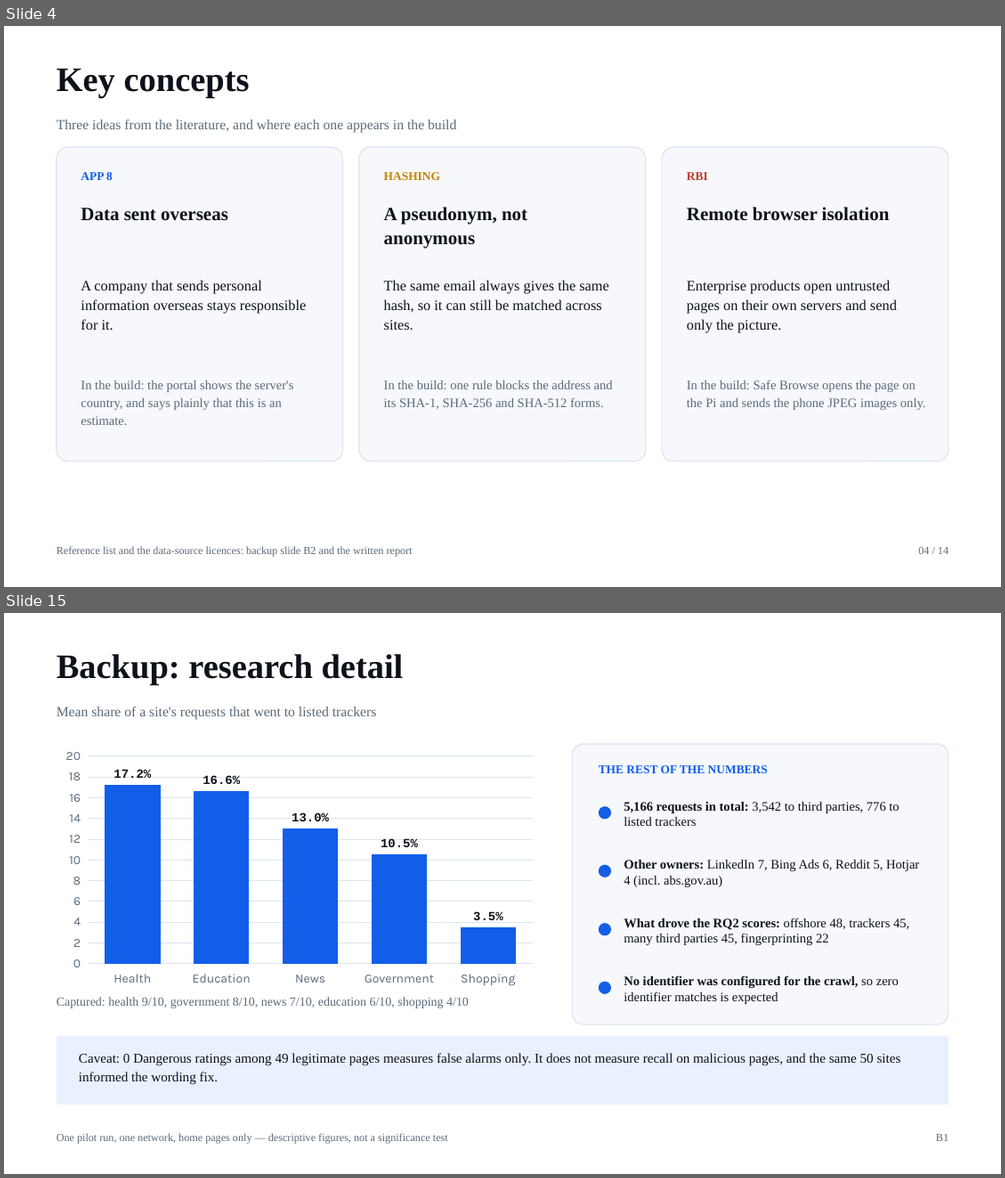
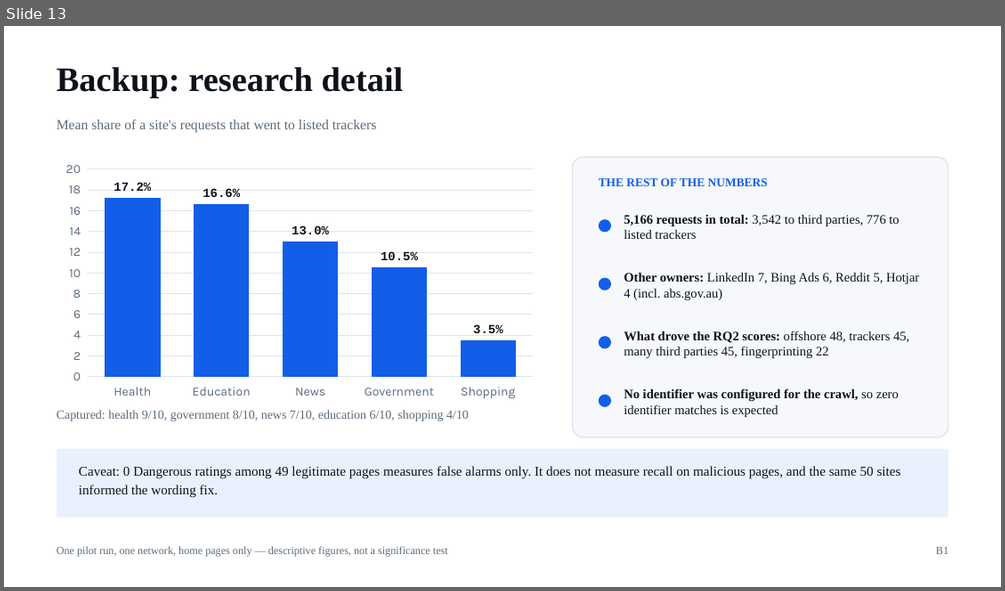
Before and after one commit to thanhdat23102005/DataExodus, a slide deck: DataExodus_Final_Presentation.pptx. Shown one above the other, each under a label of ours: slides 4 and 15 before the commit, slide 13 after it; the slides between them are not shown. The pictures are 1005x1178 and 1005x591 pixels, drawn with LibreOffice and Linux fonts; fonts in the diff are those of the drawing. Boxes give left, top, right and bottom in pixels: in the first picture for what was removed or moved away, otherwise in the second. Text is boxed around its words. In the diff, an @@ line names an element or a change of style, - is before the commit and + after.

```diff
--- a/DataExodus_Final_Presentation.pptx
+++ b/DataExodus_Final_Presentation.pptx
@@ slide 4 removed at (4, 26, 1001, 587), background #FFFFFF @@
@@ text removed at (57, 68, 250, 98) @@
-Key concepts
@@ text removed at (57, 119, 456, 133) @@
-Three ideas from the literature, and where each one appears in the build
@@ rounded rectangle removed at (57, 147, 343, 461) @@
@@ rounded rectangle removed at (359, 147, 646, 461) @@
@@ rounded rectangle removed at (662, 147, 948, 461) @@
@@ text removed at (81, 172, 113, 180) @@
-APP 8
@@ text removed at (384, 172, 440, 180) @@
-HASHING
@@ text removed at (687, 172, 708, 180) @@
-RBI
@@ text removed at (81, 208, 228, 221) @@
-Data sent overseas
@@ text removed at (384, 207, 527, 248) @@
-A pseudonym, not anonymous
@@ text removed at (687, 207, 890, 221) @@
-Remote browser isolation
@@ text removed at (81, 280, 306, 330) @@
-A company that sends personal information overseas stays responsible for it.
@@ text removed at (384, 280, 609, 330) @@
-The same email always gives the same hash, so it can still be matched across sites.
@@ text removed at (687, 280, 897, 333) @@
-Enterprise products open untrusted pages on their own servers and send only the picture.
@@ text removed at (81, 380, 294, 425) @@
-In the build: the portal shows the server's country, and says plainly that this is an estimate.
@@ text removed at (384, 380, 613, 409) @@
-In the build: one rule blocks the address and its SHA-1, SHA-256 and SHA-512 forms.
@@ text removed at (687, 380, 926, 410) @@
-In the build: Safe Browse opens the page on the Pi and sends the phone JPEG images only.
@@ text removed at (57, 546, 413, 556) @@
-Reference list and the data-source licences: backup slide B2 and the written report
@@ text removed at (918, 547, 948, 554) @@
-04 / 14
@@ what was slide 15 is now slide 13 @@
```
Also in this commit, not shown: 9 slides changed, 4 slides added, 5 other slides removed, 4 other files.
